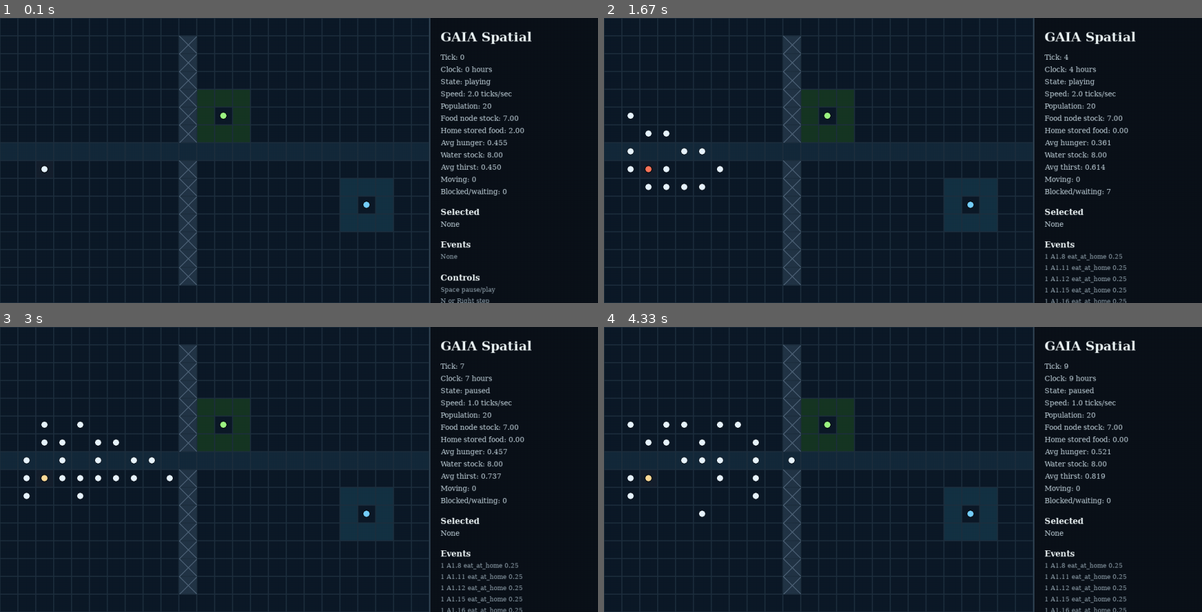
Above: before the commit, frames 1-4 (two rows, left to right).
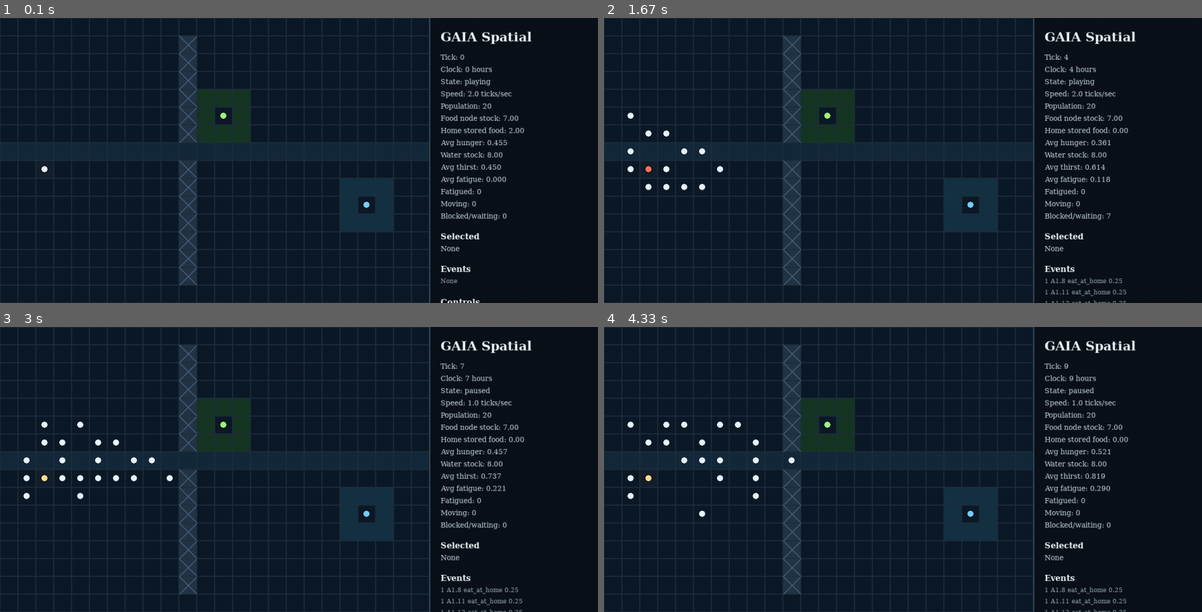
Above: after the commit, the same moments.

Repository: qmanhbeo/GAIA
Game: pygame game, started from main.py
Same seed, same stepped clock (60 frames per second), same inputs: the game is played once before the commit and once after it.
Inputs:
- Up to frame 1 (0.1 s): no input
- Up to frame 2 (1.67 s): hold Right 0.33-0.8 s; hold Right 0.83-1.3 s; tap Space at 0.9, 1.2 s
- Up to frame 3 (3 s): tap - at 2 s; hold Right from 2.83 s (still down); tap Space at 2.9 s
- Up to frame 4 (4.33 s): tap Space at 3.2, 3.4, 3.7, 4.07 s; release Right at 3.3 s; hold Right 3.33-3.97 s; hold Right from 4 s (still down)

The runs differ from the first frame. In frame 1, 1.2% of the frame differs, in the area x 73-85%, y 55-100%; in frame 2, 1.4%; in frame 3, 1.4%; in frame 4, 1.4%, in the area x 73-88%, y 55-100%.

Commit message:
Expose fatigue rest observability metrics

Diff:
--- a/spatial_simulation.py
+++ b/spatial_simulation.py
@@ -251,6 +251,11 @@
             "avg_health": [],
             "avg_hunger": [],
             "avg_thirst": [],
+            "avg_fatigue": [],
+            "max_fatigue": [],
+            "resting_count": [],
+            "seeking_rest_count": [],
+            "fatigued_count": [],
             "moving_agents": [],
             "blocked_agents": [],
             "food_stock": [],
@@ -801,6 +806,12 @@
         self.time_series["avg_health"].append(round(sum(agent.health for agent in alive_agents) / count, 4) if count else 0.0)
         self.time_series["avg_hunger"].append(round(sum(agent.hunger for agent in alive_agents) / count, 4) if count else 0.0)
         self.time_series["avg_thirst"].append(round(sum(agent.thirst for agent in alive_agents) / count, 4) if count else 0.0)
+        self.time_series["avg_fatigue"].append(round(sum(agent.fatigue for agent in alive_agents) / count, 4) if count else 0.0)
+        self.time_series["max_fatigue"].append(round(max(agent.fatigue for agent in alive_agents), 4) if count else 0.0)
+        self.time_series["resting_count"].append(sum(1 for agent in alive_agents if agent.last_action == "rest"))
+        self.time_series["seeking_rest_count"].append(sum(1 for agent in alive_agents if agent.current_task == "seek_rest"))
+        threshold = self.config.physiology.fatigue_rest_threshold
+        self.time_series["fatigued_count"].append(sum(1 for agent in alive_agents if agent.fatigue >= threshold))
         self.time_series["moving_agents"].append(
             sum(1 for agent in alive_agents if agent.state in {"seeking_food", "carrying_food_home", "seeking_home_food", "seeking_water"})
         )
@@ -863,6 +874,11 @@
             "avg_health": round(sum(agent.health for agent in alive_agents) / len(alive_agents), 4) if alive_agents else 0.0,
             "avg_hunger": round(sum(agent.hunger for agent in alive_agents) / len(alive_agents), 4) if alive_agents else 0.0,
             "avg_thirst": round(sum(agent.thirst for agent in alive_agents) / len(alive_agents), 4) if alive_agents else 0.0,
+            "avg_fatigue": round(sum(agent.fatigue for agent in alive_agents) / len(alive_agents), 4) if alive_agents else 0.0,
+            "max_fatigue": round(max(agent.fatigue for agent in alive_agents), 4) if alive_agents else 0.0,
+            "resting_count": sum(1 for agent in alive_agents if agent.last_action == "rest"),
+            "seeking_rest_count": sum(1 for agent in alive_agents if agent.current_task == "seek_rest"),
+            "fatigued_count": sum(1 for agent in alive_agents if agent.fatigue >= self.config.physiology.fatigue_rest_threshold),
             "moving_agents": sum(1 for agent in alive_agents if agent.state in {"moving", "traversing"}),
             "blocked_agents": sum(1 for agent in alive_agents if agent.state in {"blocked", "waiting"}),
             "food_stock": food_stock,
@@ -882,6 +898,8 @@
             "water_stock": metrics["water_stock"],
             "avg_hunger": metrics["avg_hunger"],
             "avg_thirst": metrics["avg_thirst"],
+            "avg_fatigue": metrics["avg_fatigue"],
+            "max_fatigue": metrics["max_fatigue"],
             "tiles": tiles,
             "grid": {
                 "width": self.config.grid_width,
--- a/tests/test_simulation.py
+++ b/tests/test_simulation.py
@@ -1685,5 +1685,91 @@
             "fatigue should not be a NeedSpec string key")
 
 
+class FatigueObservabilityTests(unittest.TestCase):
+    def setUp(self):
+        self.config = SimulationConfig(
+            days=5, seed=10, num_households=1, members_per_household=2,
+            grid_width=12, grid_height=10,
+        )
+        self.engine = SpatialPrototypeEngine(config=self.config)
+
+    def test_time_series_has_fatigue_metrics_after_step(self):
+        self.engine.step()
+        keys = {"avg_fatigue", "max_fatigue", "resting_count", "seeking_rest_count", "fatigued_count"}
+        self.assertTrue(keys.issubset(self.engine.time_series),
+            f"Missing keys: {keys - set(self.engine.time_series)}")
+        self.assertEqual(len(self.engine.time_series["avg_fatigue"]), 1)
+
+    def test_avg_fatigue_is_within_bounds(self):
+        for _ in range(5):
+            self.engine.step()
+        vals = self.engine.time_series["avg_fatigue"]
+        for v in vals:
+            self.assertIsInstance(v, float)
+            self.assertGreaterEqual(v, 0.0)
+            self.assertLessEqual(v, 1.0)
+
+    def test_max_fatigue_is_within_bounds(self):
+        for _ in range(5):
+            self.engine.step()
+        vals = self.engine.time_series["max_fatigue"]
+        for v in vals:
+            self.assertIsInstance(v, float)
+            self.assertGreaterEqual(v, 0.0)
+            self.assertLessEqual(v, 1.0)
+
+    def test_resting_count_nonnegative(self):
+        for _ in range(5):
+            self.engine.step()
+        vals = self.engine.time_series["resting_count"]
+        for v in vals:
+            self.assertIsInstance(v, int)
+            self.assertGreaterEqual(v, 0)
+
+    def test_seeking_rest_count_nonnegative(self):
+        for _ in range(5):
+            self.engine.step()
+        vals = self.engine.time_series["seeking_rest_count"]
+        for v in vals:
+            self.assertIsInstance(v, int)
+            self.assertGreaterEqual(v, 0)
+
+    def test_fatigued_count_matches_threshold(self):
+        phys = PhysiologyConfig(
+            hunger_increase_per_tick=0.001,
+            thirst_increase_per_tick=0.001,
+        )
+        config = SimulationConfig(
+            days=40, seed=42, num_households=1, members_per_household=2,
+            grid_width=12, grid_height=10, physiology=phys,
+        )
+        engine = SpatialPrototypeEngine(config=config)
+        threshold = config.physiology.fatigue_rest_threshold
+        for _ in range(40):
+            engine.step()
+            count = engine.time_series["fatigued_count"][-1]
+            actual = sum(1 for a in engine.agents if a.is_alive() and a.fatigue >= threshold)
+            self.assertEqual(count, actual,
+                f"tick {engine.tick}: fatigued_count {count} != actual {actual}")
+
+    def test_snapshot_metrics_include_fatigue_fields(self):
+        snapshot = self.engine.snapshot()
+        m = snapshot["metrics"]
+        for key in ("avg_fatigue", "max_fatigue", "resting_count", "seeking_rest_count", "fatigued_count"):
+            self.assertIn(key, m, f"metrics missing key: {key}")
+        self.assertIn("avg_fatigue", snapshot)
+        self.assertIn("max_fatigue", snapshot)
+
+    def test_headless_smoke_unbroken(self):
+        import subprocess
+        import sys
+        result = subprocess.run(
+            [sys.executable, "main.py", "--headless", "--days", "5",
+             "--households", "1", "--members", "2", "--grid-width", "10", "--grid-height", "8"],
+            check=True, capture_output=True, text=True,
+        )
+        self.assertIn("Ran spatial GAIA headless for 5 ticks", result.stdout)
+
+
 if __name__ == "__main__":
     unittest.main()
--- a/view/panels.py
+++ b/view/panels.py
@@ -39,6 +39,8 @@
             f"Avg hunger: {snapshot.get('avg_hunger', metrics.get('avg_hunger', 0.0)):.3f}",
             f"Water stock: {snapshot.get('water_stock', metrics.get('water_stock', 0.0)):.2f}",
             f"Avg thirst: {snapshot.get('avg_thirst', metrics.get('avg_thirst', 0.0)):.3f}",
+            f"Avg fatigue: {metrics.get('avg_fatigue', 0.0):.3f}",
+            f"Fatigued: {metrics.get('fatigued_count', 0)}",
             f"Moving: {metrics.get('moving_agents', 0)}",
             f"Blocked/waiting: {metrics.get('blocked_agents', 0)}",
         ]
